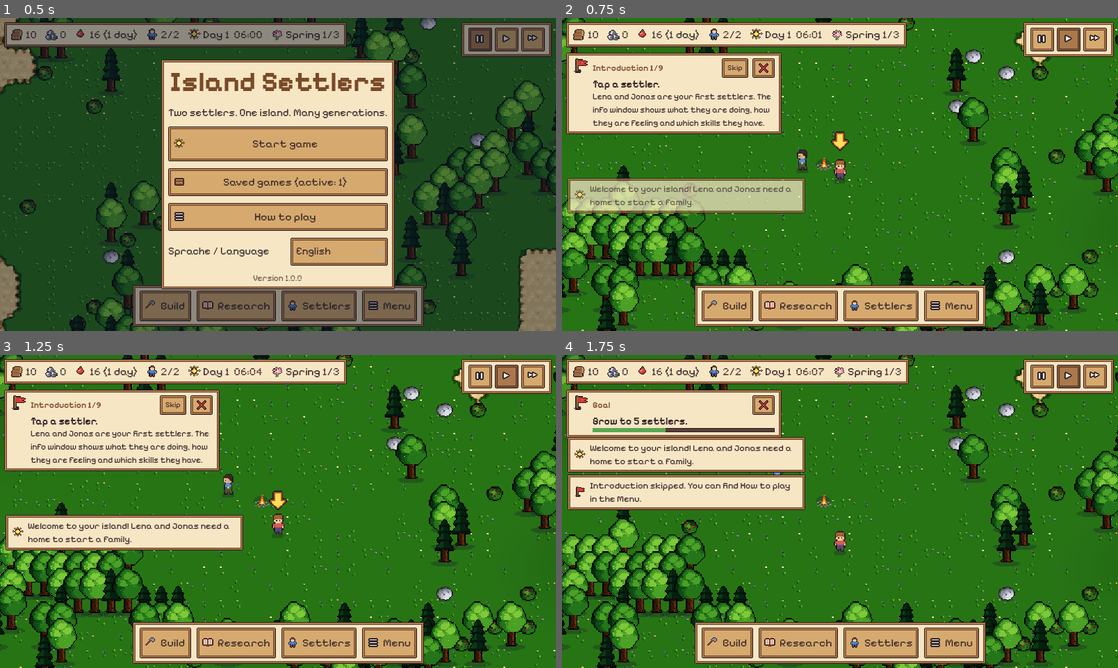
Above: before the commit, frames 1-4 (two rows, left to right).
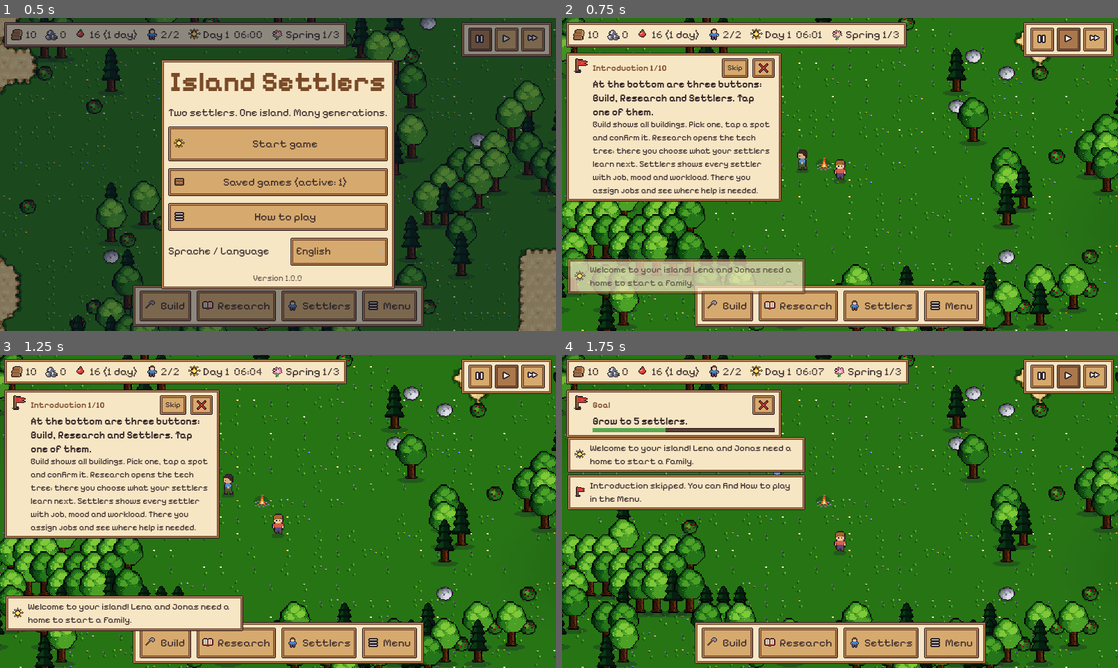
Above: after the commit, the same moments.

Repository: roderichpralle-a11y/New_World
Game: Godot game, scene res://scenes/main.tscn
Same seed, same stepped clock (60 frames per second), same inputs: the game is played once before the commit and once after it.
Inputs:
- Up to frame 1 (0.5 s): no input
- Up to frame 2 (0.75 s): click "Start game" at 0.5 s
- Up to frame 3 (1.25 s): no input
- Up to frame 4 (1.75 s): click "Skip" at 1.25 s

Frame 1 is identical in both runs. In frame 2, 17% of the frame differs, in the area x 0-52%, y 15-89%; in frame 3, 15%; in frame 4, nothing differs.

Commit message:
Einführung: erster Schritt erklärt Bauen, Forschung und Siedler
- neuer Schritt 1 mit Aktion 'panel' (jeder Knopf der Leiste)
- Spielstände umrechnen (goals.tv 3)
- englische Texte, DESIGN.md

Co-Authored-By: Claude Haiku 5.5 <noreply@anthropic.com>
Claude-Session: https://claude.ai/code/session_01LxU4125AJ5QeeYLypLgmQB

Diff:
--- a/data/goals.json
+++ b/data/goals.json
@@ -1,6 +1,7 @@
 {
   "_doc": "Einführung (tutorial) und Ziele (milestones, danach endlos erzeugt). check.type: selected_settler, action, b …(275 unchanged characters)…
   "tutorial": [
+    {"id": "t_bar", "text": "Unten stehen drei Knöpfe: Bauen, Forschung und Siedler. Tippe einen davon an.", "hint": "Bauen zeigt alle Gebäude. Wähle eins, tippe einen Platz an und bestätige ihn. Forschung öffnet den Entwicklungsbaum: dort wählst du, was deine Siedler als Nächstes lernen. Siedler zeigt alle Siedler mit Beruf, Laune und Auslastung. Dort gibst du Berufe und siehst, wo Hilfe fehlt.", "check": {"type": "action", "kind": "panel"}},
     {"id": "t_select", "text": "Tippe auf einen Siedler.", "hint": "Lena und Jonas sind deine ersten Siedler. Im Infofenster siehst du, was sie gerade tun, wie es ihnen geht und welche Fähigkeiten sie haben.", "check": {"type": "selected_settler"}, "point": "settler"},
     {"id": "t_job", "text": "Gib ihm einen Beruf.", "hint": "Im Infofenster oder im Menü Siedler wählst du den Beruf. E …(212 unchanged characters)…
     {"id": "t_builder", "text": "Mache einen Siedler zum Baumeister.", "hint": "Nur Baumeister und freie Siedler bauen. …(203 unchanged characters)…
--- a/data/i18n/en.json
+++ b/data/i18n/en.json
@@ -1493,5 +1493,7 @@
  "Überleben": "Survival",
  "Überschuss wegwerfen. Er ist dann verloren.": "Discard the excess. It will be lost.",
  "Überspringen": "Skip",
- "Überwacht das Plasma": "Monitors the plasma"
+ "Überwacht das Plasma": "Monitors the plasma",
+ "Unten stehen drei Knöpfe: Bauen, Forschung und Siedler. Tippe einen davon an.": "At the bottom are three buttons: Build, Research and Settlers. Tap one of them.",
+ "Bauen zeigt alle Gebäude. Wähle eins, tippe einen Platz an und bestätige ihn. Forschung öffnet den Entwicklungsbaum: dort wählst du, was deine Siedler als Nächstes lernen. Siedler zeigt alle Siedler mit Beruf, Laune und Auslastung. Dort gibst du Berufe und siehst, wo Hilfe fehlt.": "Build shows all buildings. Pick one, tap a spot and confirm it. Research opens the tech tree: there you choose what your settlers learn next. Settlers shows every settler with job, mood and workload. There you assign jobs and see where help is needed."
 }
--- a/scripts/autoload/game.gd
+++ b/scripts/autoload/game.gd
@@ -85,7 +85,7 @@
 ## Forschung: aktuelles Ziel, Fortschritt je Forschung, erforschte und bezahlte Forschungen
 var research: Dictionary = {"current": "", "progress": {}, "done": [], "paid": []}
 ## Einfuehrung und Ziele: Schritt der Einfuehrung (tut), Index des Ziels (ms)
-var goals: Dictionary = {"tut": 0, "ms": 0, "tv": 2}
+var goals: Dictionary = {"tut": 0, "ms": 0, "tv": 3}
 var eaten: Dictionary = {}  # gegessene Speisen seit Spielbeginn (fuer Statistik und Tests)
 var effects: Dictionary = {}  # Summe aller Forschungs-Effekte, z. B. {"build": 0.2}
 var reward_wait: Dictionary = {}  # Belohnungen ohne Lagerplatz, siehe _wait_goods
@@ -142,7 +142,7 @@
 	stats = {"births": 0, "deaths": 0, "max_pop": 0, "starved": 0, "starve_day": time_days}
 	lineage = {}
 	research = {"current": "", "progress": {}, "done": [], "paid": []}
-	goals = {"tut": 0, "ms": 0, "tv": 2}
+	goals = {"tut": 0, "ms": 0, "tv": 3}
 	rules = RULES
 	rules_old = RULES
 	rules_day = time_days
@@ -1398,10 +1398,15 @@
 	# Aeltere Spielstaende kennen keine Ziele: Einfuehrung ueberspringen, erreichte Ziele nachholen
 	var g = d.get("goals", null)
 	if g is Dictionary:
-		goals = {"tut": int(g.get("tut", 0)), "ms": int(g.get("ms", 0)), "hide": str(g.get("hide", "")), "tv": 2}
-		# Einfuehrung mit 7 Schritten (bis Oktober 2026) auf die neue mit 9 Schritten umrechnen
-		if int(g.get("tv", 1)) < 2:
-			goals.tut = [0, 1, 3, 4, 7, 6, 8, 9][clampi(goals.tut, 0, 7)]
+		var tv := int(g.get("tv", 1))
+		var tut := int(g.get("tut", 0))
+		# Einfuehrung mit 7 Schritten (bis Oktober 2026) auf die mit 9 Schritten umrechnen
+		if tv < 2:
+			tut = [0, 1, 3, 4, 7, 6, 8, 9][clampi(tut, 0, 7)]
+		# Seit tv 3 beginnt die Einfuehrung mit der Knopfleiste (Bauen, Forschung, Siedler)
+		if tv < 3:
+			tut += 1
+		goals = {"tut": tut, "ms": int(g.get("ms", 0)), "hide": str(g.get("hide", "")), "tv": 3}
 	else:
 		goals = {"tut": 999, "ms": 0, "catchup": true}
 	_recompute_effects()
--- a/scripts/main.gd
+++ b/scripts/main.gd
@@ -614,6 +614,8 @@
 	var g: Dictionary = hud.goal_card.current()
 	print("   Ziel: ", g.id, " ", hud.goal_card.progress(g), " tut=", Game.goals.tut, " ms=", Game.goals.ms)
 	match g.id:
+		"t_bar":
+			Game.player_action.emit("panel", "bauen")
 		"t_select":
 			Game.select(world.settlers[0])
 		"t_job":
--- a/scripts/ui/hud.gd
+++ b/scripts/ui/hud.gd
@@ -271,16 +271,20 @@
 	_bottom.add_theme_constant_override("separation", 8)
 	p.add_child(_bottom)
 	var bb := UiTheme.button(tr("Bauen"), "hammer", 44)
-	bb.pressed.connect(func(): _toggle(_build_panel))
+	bb.pressed.connect(func():
+		Game.player_action.emit("panel", "bauen")
+		_toggle(_build_panel))
 	_bottom.add_child(bb)
 	_build_btn = bb
 	_research_btn = UiTheme.button(tr("Forschung"), "wissen", 44)
 	_research_btn.pressed.connect(func():
+		Game.player_action.emit("panel", "forschung")
 		_fill_research_list()
 		_toggle(_research_panel))
 	_bottom.add_child(_research_btn)
 	var sb := UiTheme.button(tr("Siedler"), "person", 44)
 	sb.pressed.connect(func():
+		Game.player_action.emit("panel", "siedler")
 		_toggle(_settler_panel)
 		_refresh_settler_list())
 	_bottom.add_child(sb)
Not shown, changed: DESIGN.md
